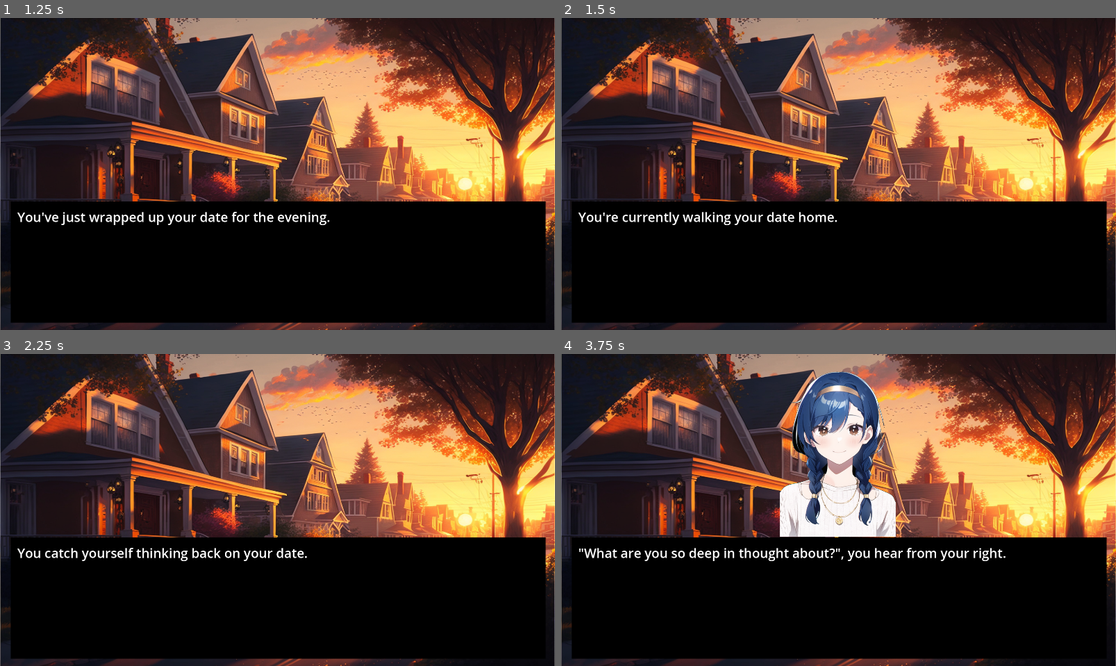
Above: before the commit, frames 1-4 (two rows, left to right).
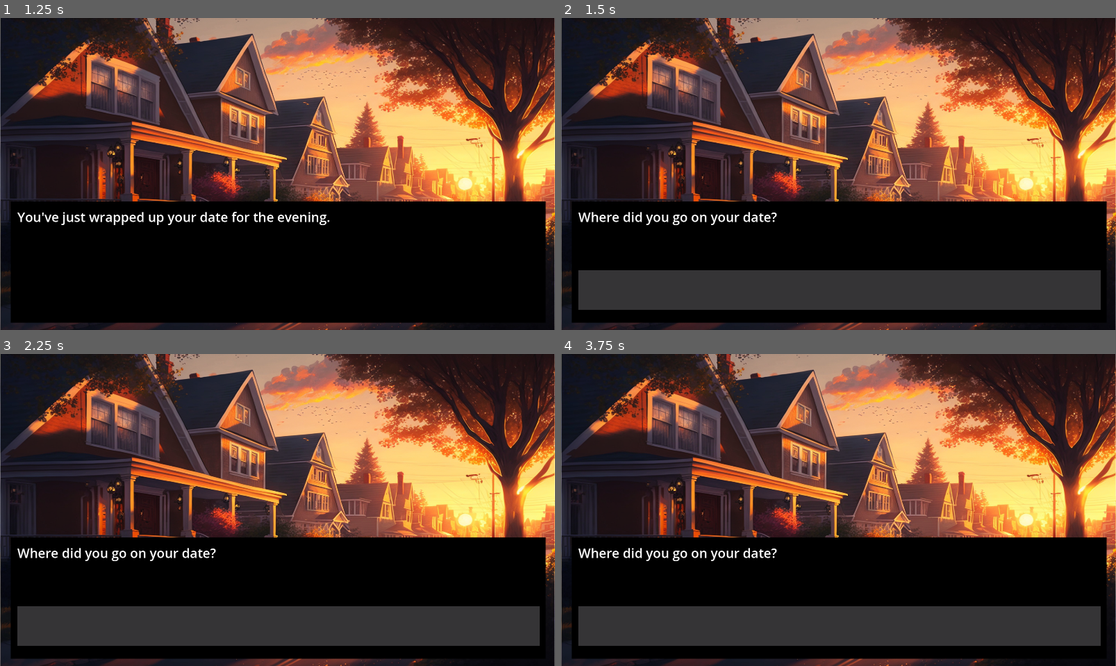
Above: after the commit, the same moments.

Repository: CheesyLaZanya/godot-ai-toolkit
Game: Godot game, scene res://samples/sample_scenes/sample_start.tscn
The game is run twice, just before and just after one commit, with the same random seed, the same clock (stepped at 60 frames per second) and the same inputs.
Inputs:
- Up to frame 1 (1.25 s): click "Visual Novel Sample" at 0.5 s
- Up to frame 2 (1.5 s): tap Enter at 1.25 s; hold Enter from 1.28 s (still down)
- Up to frame 3 (2.25 s): tap Space at 2 s; release Enter at 2.03 s; tap Enter at 2.1 s
- Up to frame 4 (3.75 s): tap Enter at 2.75, 3.6 s; hold Enter 2.78-3.53 s; tap Space at 3.5 s

Frame 1 is identical in both runs. In frame 2, 13% of the frame differs, in the area x 3-98%, y 62-94%; in frame 3, 13%; in frame 4, 21%, in the area x 3-98%, y 5-94%.
Error in both runs: Attempt to call function 'store_string' in base 'null instance' on a null instance. (res://addons/ai_toolkit/scripts/parameter_utility.gd:8)

Commit message:
Push first visual novel pass.

Diff:
--- a/godot-ai-toolkit/samples/sample_assets/sample_visual_novel/date.json
+++ b/godot-ai-toolkit/samples/sample_assets/sample_visual_novel/date.json
@@ -5,7 +5,7 @@
         "id": 0
     },
     {
-        "dialog": "Where did you go on a date?",
+        "dialog": "Where did you go on your date?",
         "input": true,
         "id": 1
     },
@@ -20,17 +20,17 @@
         "id": 3
     },
     {
-        "dialog": "Ah, the %s.",
+        "dialog": "Ah, the [[USER_INPUT]].",
         "input": false,
         "id": 4
     },
     {
-        "dialog": "%s",
+        "dialog": "[[AI_INPUT]]",
         "input": false,
         "id": 5
     },
     {
-        "dialog": "\"What are you so deep in thought about?\", you hear from your right.",
+        "dialog": "\"What are you so deep in thought about?\" you hear from your right.",
         "input": false,
         "id": 6
     },
@@ -65,7 +65,7 @@
         "id": 12
     },
     {
-        "dialog": "\"%s?\" she repeats softly . . .",
+        "dialog": "\"[[USER_INPUT]]?\" she repeats softly . . .",
         "input": false,
         "id": 13
     },
--- a/godot-ai-toolkit/samples/sample_scenes/sample_visual_novel.tscn
+++ b/godot-ai-toolkit/samples/sample_scenes/sample_visual_novel.tscn
@@ -1,8 +1,11 @@
-[gd_scene load_steps=6 format=3 uid="uid://dmpsaw8ecsd3c"]
+[gd_scene load_steps=9 format=3 uid="uid://dmpsaw8ecsd3c"]
 
 [ext_resource type="Script" path="res://samples/sample_scripts/sample_scene_visual_novel.gd" id="1_3ansm"]
 [ext_resource type="Texture2D" uid="uid://de22plrqgwmr3" path="res://samples/sample_assets/sample_visual_novel/date_backdrop.png" id="1_knrlv"]
 [ext_resource type="Texture2D" uid="uid://cmh1bivalacuc" path="res://samples/sample_assets/sample_visual_novel/date_default.png" id="2_7am6s"]
+[ext_resource type="Texture2D" uid="uid://bm2x787mr7p3y" path="res://samples/sample_assets/sample_visual_novel/date_neutral.png" id="4_1s3s4"]
+[ext_resource type="Texture2D" uid="uid://bjgjkbmfuoepd" path="res://samples/sample_assets/sample_visual_novel/date_positive.png" id="5_en7x7"]
+[ext_resource type="Texture2D" uid="uid://dc0k5mego3hw0" path="res://samples/sample_assets/sample_visual_novel/date_negative.png" id="6_g0gsv"]
 
 [sub_resource type="StyleBoxFlat" id="StyleBoxFlat_1kvv7"]
 bg_color = Color(0, 0, 0, 1)
@@ -77,7 +80,7 @@
 caret_blink = true
 metadata/_edit_use_anchors_ = true
 
-[node name="Date Image" type="TextureRect" parent="Novel Panel"]
+[node name="Date Image Base" type="TextureRect" parent="Novel Panel"]
 visible = false
 layout_mode = 1
 anchors_preset = -1
@@ -91,4 +94,46 @@
 ignore_texture_size = true
 metadata/_edit_use_anchors_ = true
 
+[node name="Date Image Neutral" type="TextureRect" parent="Novel Panel"]
+visible = false
+layout_mode = 1
+anchors_preset = -1
+anchor_left = 0.394792
+anchor_top = 0.0314815
+anchor_right = 0.602604
+anchor_bottom = 0.586111
+grow_horizontal = 2
+grow_vertical = 2
+texture = ExtResource("4_1s3s4")
+ignore_texture_size = true
+metadata/_edit_use_anchors_ = true
+
+[node name="Date Image Positive" type="TextureRect" parent="Novel Panel"]
+visible = false
+layout_mode = 1
+anchors_preset = -1
+anchor_left = 0.394792
+anchor_top = 0.0314815
+anchor_right = 0.602604
+anchor_bottom = 0.586111
+grow_horizontal = 2
+grow_vertical = 2
+texture = ExtResource("5_en7x7")
+ignore_texture_size = true
+metadata/_edit_use_anchors_ = true
+
+[node name="Date Image Negative" type="TextureRect" parent="Novel Panel"]
+visible = false
+layout_mode = 1
+anchors_preset = -1
+anchor_left = 0.394792
+anchor_top = 0.0314815
+anchor_right = 0.602604
+anchor_bottom = 0.586111
+grow_horizontal = 2
+grow_vertical = 2
+texture = ExtResource("6_g0gsv")
+ignore_texture_size = true
+metadata/_edit_use_anchors_ = true
+
 [connection signal="text_submitted" from="Novel Panel/Story Panel/Story Text Input" to="Novel Panel" method="_on_story_text_input_text_submitted"]
--- a/godot-ai-toolkit/samples/sample_scripts/sample_scene_visual_novel.gd
+++ b/godot-ai-toolkit/samples/sample_scripts/sample_scene_visual_novel.gd
@@ -1,28 +1,40 @@
 extends Node
 
-var date_location
-var date_description
-var date_feedback
+var user_input = ""
+var ai_input = "AI input here"
 var date_script
 var date_script_file = "res://samples/sample_assets/sample_visual_novel/date.json"
 var story_progress = 0
 var story_text_label
 var story_text_input
-var date_image
+var date_image_base
+var date_image_neutral
+var date_image_positive
+var date_image_negative
 
 func _ready():
 	story_text_label = $"Story Panel/Story Text Label"
 	story_text_input = $"Story Panel/Story Text Input"
-	date_image = $"Date Image"
+	date_image_base = $"Date Image Base"
+	date_image_neutral = $"Date Image Neutral"
+	date_image_positive = $"Date Image Positive"
+	date_image_negative = $"Date Image Negative"
+
 	date_script = ParameterUtility.load_json_data(date_script_file)
 	update_story_panel()
 
 func _input(ev):
 	if Input.is_key_pressed(KEY_ENTER):
-		update_story_panel()
+		if (date_script[story_progress - 1].input == false):
+			update_story_panel()
+
 
 func update_story_panel():
-	story_text_label.text = date_script[story_progress].dialog
+	var updated_story = date_script[story_progress].dialog
+	updated_story = updated_story.replace("[[USER_INPUT]]", user_input)
+	updated_story = updated_story.replace("[[AI_INPUT]]", ai_input)
+
+	story_text_label.text = updated_story
 
 	if date_script[story_progress].input == true:
 		story_text_input.show()
@@ -30,11 +42,36 @@
 		story_text_input.hide()
 
 	if date_script[story_progress].id == 6:
-		date_image.show()
+		date_image_base.show()
 
-	story_progress = story_progress + 1
+	if date_script[story_progress].id == 13:
+		set_response_based_on_feeling("negative date")
+
+	if date_script[story_progress].id >= 14:
+		story_progress = 17
+	else:
+		story_progress = story_progress + 1
 
 
+func set_response_based_on_feeling(feeling):
+	date_image_base.hide()
+
+	if feeling == "positive date":
+		date_image_positive.show()
+		story_progress = 14
+	elif feeling == "negative date":
+		date_image_negative.show()
+		story_progress = 16
+	else:
+		date_image_neutral.show()
+		story_progress = 15
+
+	update_story_panel()
 
 func _on_story_text_input_text_submitted(new_text):
+	user_input = new_text
+	story_text_input.text = ""
+
+	# send AI user input here
+
 	update_story_panel()
Not shown, changed: godot-ai-toolkit/addons/ai_toolkit/AIConfiguration.tscn
Renamed: godot-ai-toolkit/samples/sample_assets/sample_visual_novel/date_happy.png -> godot-ai-toolkit/samples/sample_assets/sample_visual_novel/date_positive.png
Not shown, changed: godot-ai-toolkit/samples/sample_assets/sample_visual_novel/date_positive.png.import
